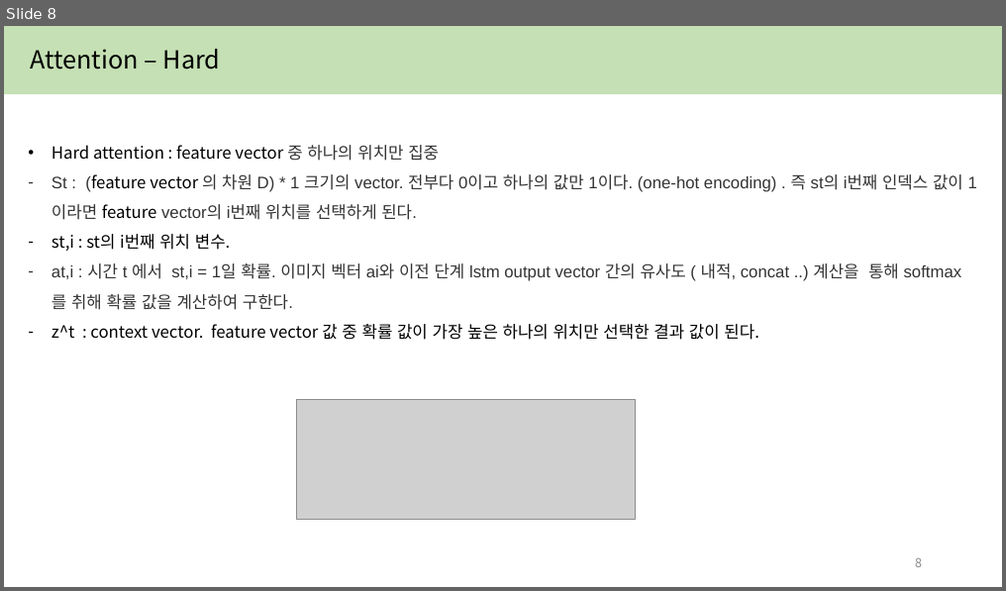
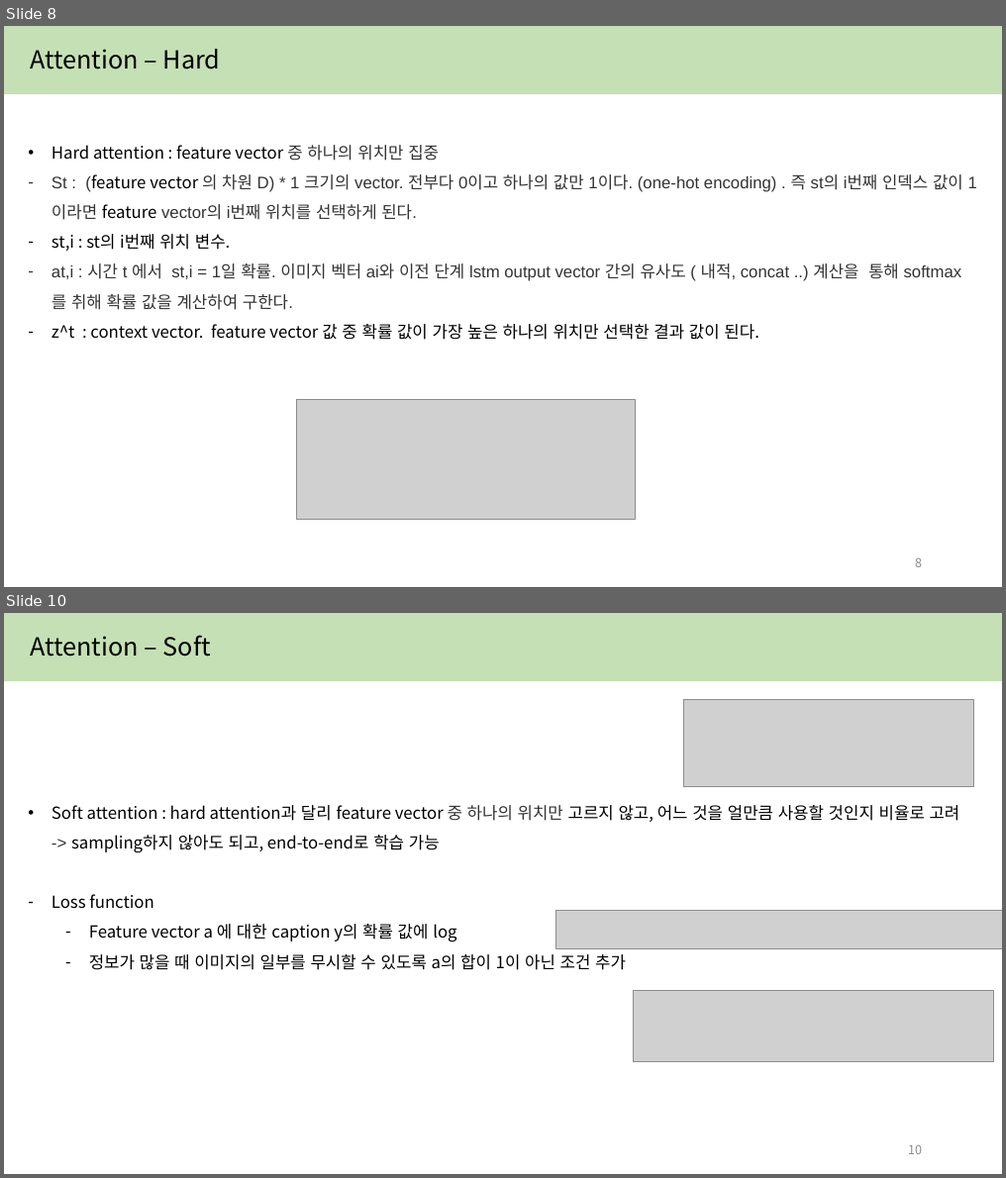
Before and after one commit to yejin087/study_image_caption, a slide deck: 4주차.pptx. Shown one above the other, each under a label of ours: slide 8 before the commit, slides 8 and 10 after it; the slides between them are not shown. The pictures are 1006x591 and 1006x1178 pixels, drawn with LibreOffice and Linux fonts; fonts in the diff are those of the drawing; grey boxes stand for pictures. Boxes give left, top, right and bottom in pixels: in the first picture for what was removed or moved away, otherwise in the second. Text is boxed around its words. In the diff, an @@ line names an element or a change of style, - is before the commit and + after.

```diff
--- a/4주차.pptx
+++ b/4주차.pptx
@@ slide 10 added at (4,613,1002,1174), background #FFFFFF @@
@@ rectangle added at (4,613,1002,680), fill #C5E0B4, outline #C5E0B4 1 pt @@
@@ text added at (31,635,211,657), 24 pt, text #000000 @@
+Attention – Soft
@@ picture added at (684,699,973,786) @@
@@ text added at (52,805,960,970), 16 pt, text #000000 @@
+• Soft attention : hard attention과 달리 feature vector 중 하나의 위치만 고르지 않고, 어느 것을 얼만큼 사용할 것인지 비율로 고려 -> sampling하지 않아도 되고, end-to-end로 학습 가능
+– Loss function
+  – Feature vector a 에 대한 caption y의 확률 값에 log
+  – 정보가 많을 때 이미지의 일부를 무시할 수 있도록 a의 합이 1이 아닌 조건 추가
@@ picture added at (556,911,1002,950) @@
@@ picture added at (633,991,994,1062) @@
@@ page number added at (908,1146,922,1155), 12 pt, text #8C8C8C @@
+10
```
Also in this commit, not shown: 6 slides changed, 2 other slides added, 8 other files.
